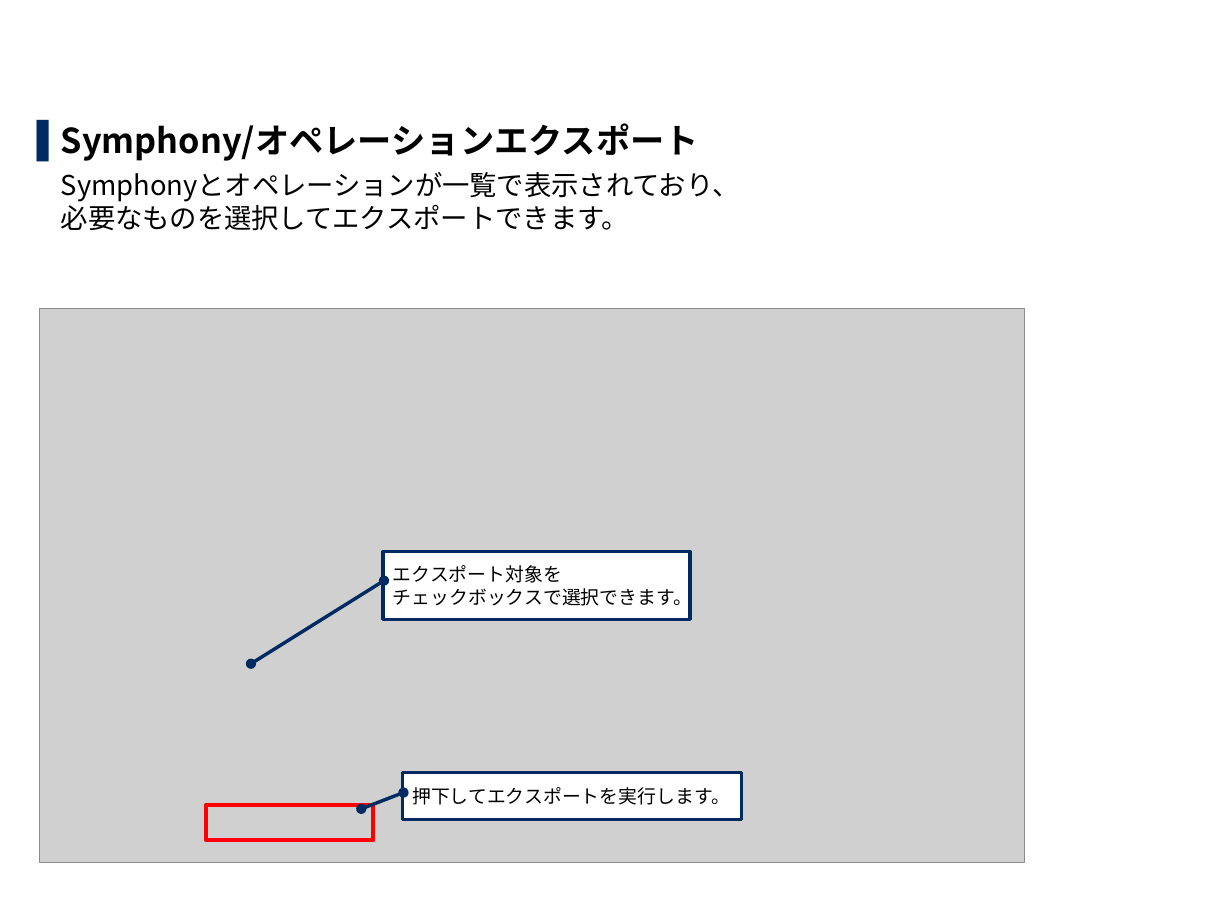
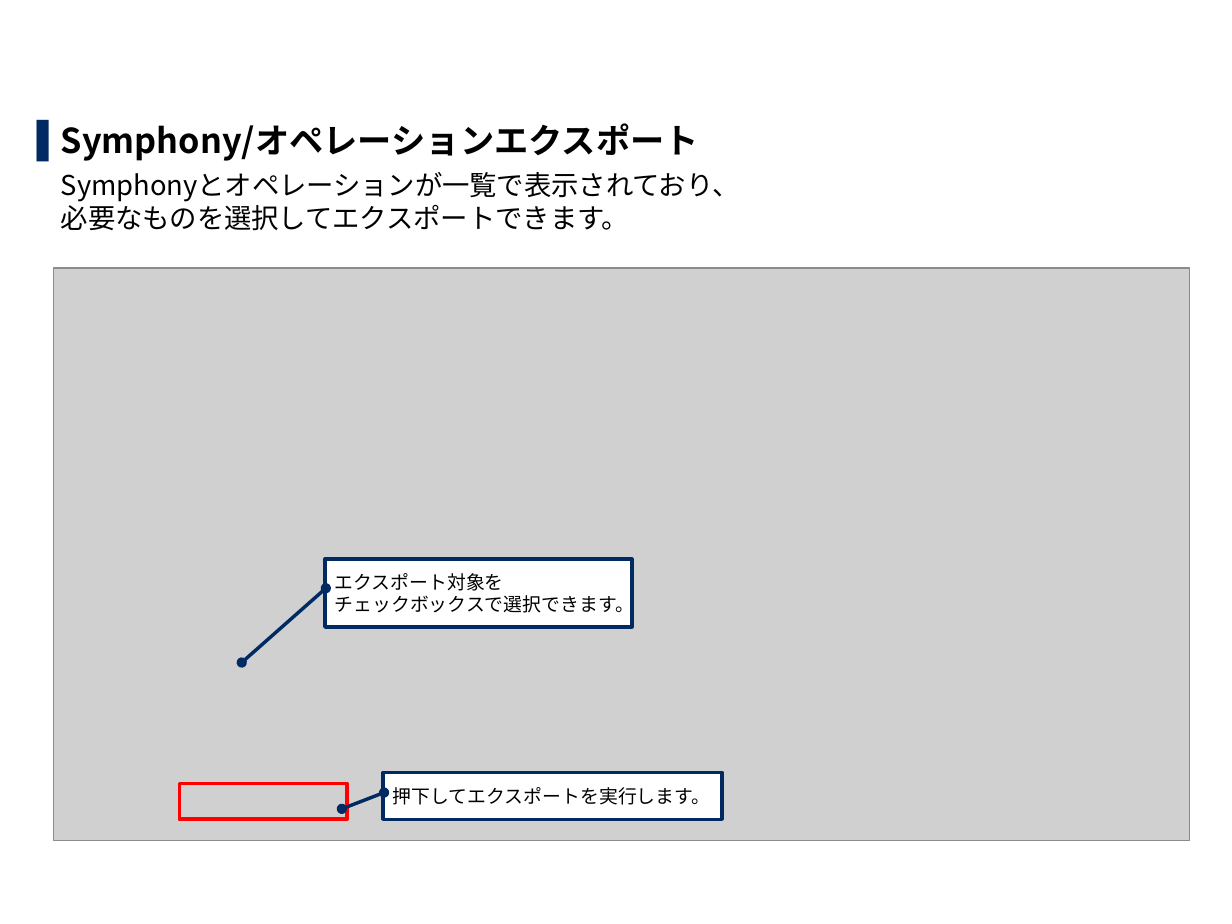
Before and after one commit to exastro-suite/it-automation-docs, a slide deck: slide 17 of asset/Learn_ja/ITA-export-import_classroom_lecture.pptx. Drawn at 1232x924 pixels with LibreOffice and Linux fonts; fonts in the diff are those of the drawing; grey boxes stand for pictures; background and template pictures are left out. Boxes give left, top, right and bottom in pixels: in the first picture for what was removed or moved away, otherwise in the second. Text is boxed around its words. In the diff, an @@ line names an element or a change of style, - is before the commit and + after.

```diff
--- a/asset/Learn_ja/ITA-export-import_classroom_lecture.pptx
+++ b/asset/Learn_ja/ITA-export-import_classroom_lecture.pptx
@@ picture: place and size @@
-picture at box(39, 308, 1024, 862)
+picture at box(53, 267, 1189, 840)
@@ border callout "エクスポート対象を チェックボックスで選択できます。": place and size @@
-border callout "エクスポート対象を チェックボックスで選択できます。" at box(383, 552, 690, 620)
+border callout "エクスポート対象を チェックボックスで選択できます。" at box(325, 559, 632, 627)
@@ border callout "エクスポート対象を チェックボックスで選択できます。" at box(325, 559, 632, 627): proportions changed @@
@@ border callout "押下してエクスポートを実行します。": place and size @@
-border callout "押下してエクスポートを実行します。" at box(403, 772, 742, 819)
+border callout "押下してエクスポートを実行します。" at box(383, 772, 722, 819)
@@ rectangle: place and size @@
-rectangle at box(206, 804, 373, 840)
+rectangle at box(180, 784, 347, 819)
```
Also in this commit, not shown: 9 other slides changed, 1 other file.
